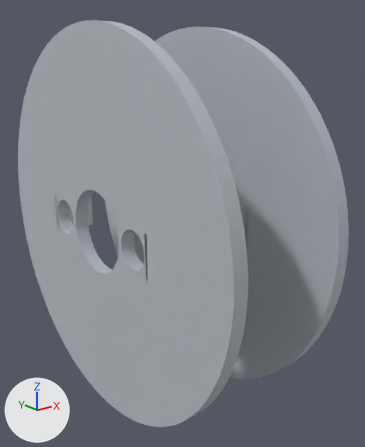
A saved change to the glTF model wayfarer/render/out/interior_deck_hatches.glb.
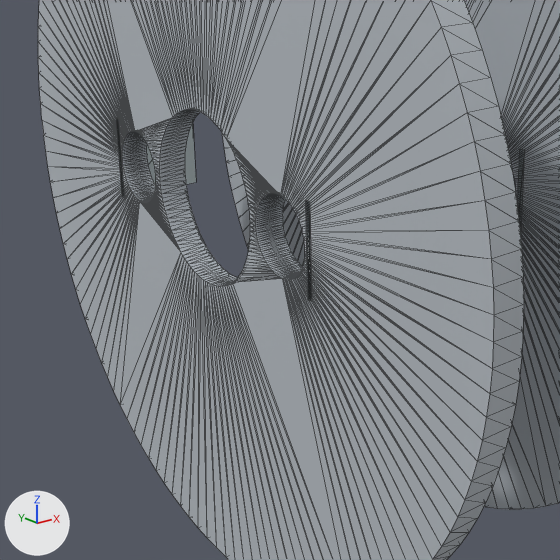
Each version appears first whole from a camera (50 mm lens) standing at (0.69, -9.06, 3.36) and looking at (7.52, -0.52, -0.06), and next in a close-up on the part from 0% to 73% of the width and 31% to 90% of the height. Every picture has the same lights, and +X, +Y and +Z are marked at lower left. The older version's two pictures come first. The close-ups show mesh edges as thin lines. Where no turn or scale is listed for an object, it has been applied to the vertices. Vertices at exactly the same position are counted once.

Objects in the first close-up: 'dry:floor_L2', 'dry:floor_L3', 'dry:hatch_L2L3_0', 'dry:hatch_L2L3_1' and 1 more.
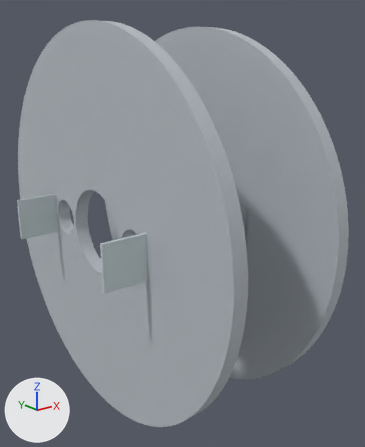
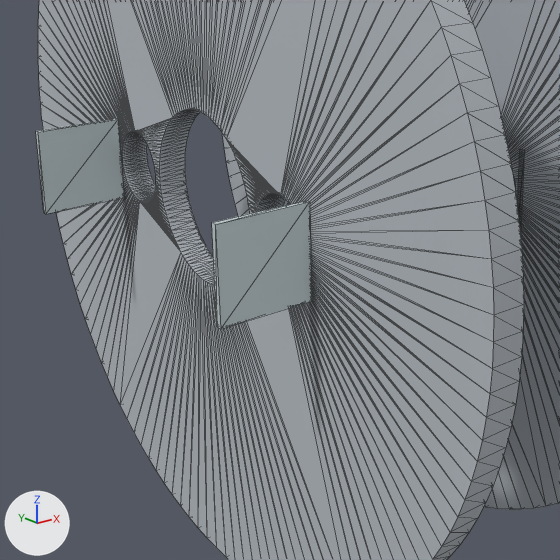
Patch to the scene script:
```diff
--- a/wayfarer/render/out/interior_deck_hatches.glb.py
+++ b/wayfarer/render/out/interior_deck_hatches.glb.py
@@ me_hatch_l2l3_0 @@
 # used by ob_dry_hatch_l2l3_0; location = (0.0, 0.0, 0.0)
-me_hatch_l2l3_0.from_pydata(...)  # 8 vertices, 12 faces; spans x 5.6..6.52, y -1.89..-1.83, z -0.46..0.46
+me_hatch_l2l3_0.from_pydata(...)  # 8 vertices, 12 faces; spans x 4.68..5.6, y -1.89..-1.83, z -0.46..0.46
+# me_hatch_l2l3_0 part 1: the whole mesh is moved by (-0.92, 0.0, 0.0)
 me_hatch_l2l3_0.materials.append(mat_canon_finish_deck_access_hatch)
@@ me_hatch_l2l3_1 @@
 # used by ob_dry_hatch_l2l3_1; location = (0.0, 0.0, 0.0)
-me_hatch_l2l3_1.from_pydata(...)  # 8 vertices, 12 faces; spans x 5.6..6.52, y 1.83..1.89, z -0.46..0.46
+me_hatch_l2l3_1.from_pydata(...)  # 8 vertices, 12 faces; spans x 4.68..5.6, y 1.83..1.89, z -0.46..0.46
+# me_hatch_l2l3_1 part 2: the whole mesh is moved by (-0.92, 0.0, 0.0)
 me_hatch_l2l3_1.materials.append(mat_canon_finish_deck_access_hatch)
```

Pixel boxes [x1, y1, x2, y2] of what changed, in the close-ups (560 x 560 px):
'dry:hatch_L2L3_0', moved: before [306, 201, 312, 300]; after [212, 200, 312, 329]
'dry:hatch_L2L3_1', moved: before [116, 118, 196, 197]; after [36, 118, 124, 214]
